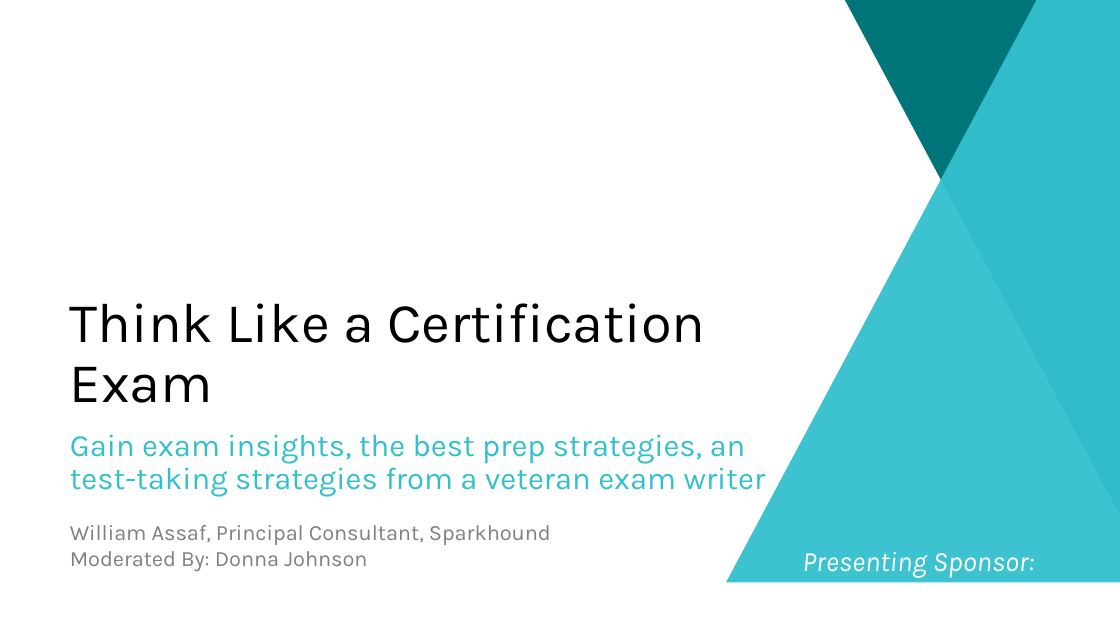
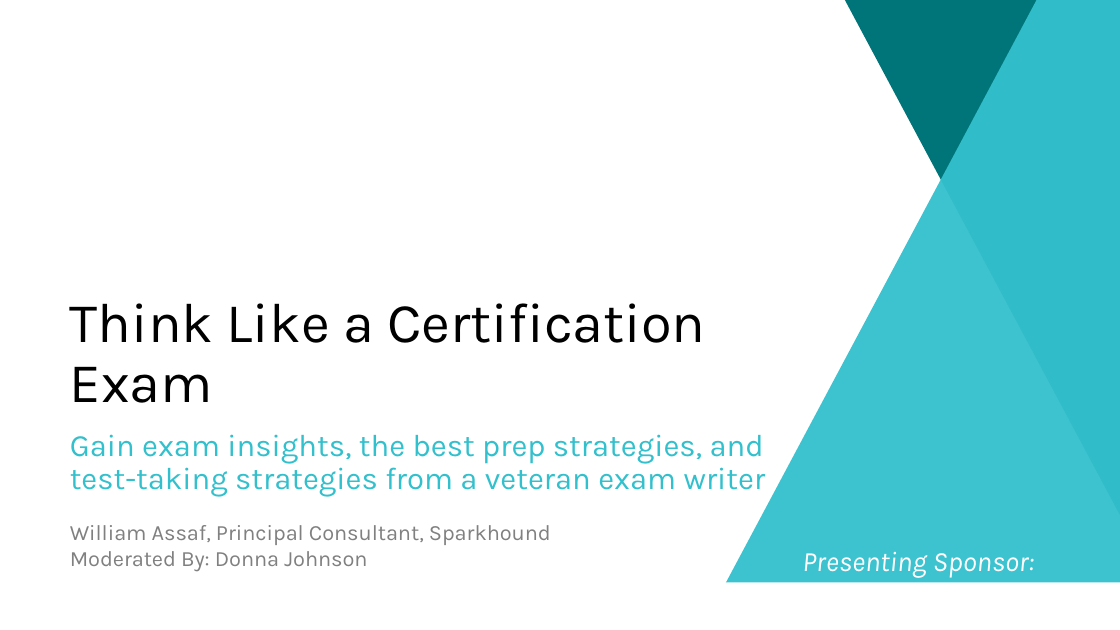
Before and after one commit to williamadba/Public-Presentations, a slide deck: slide 1 of PASS Career Development Marathon 2019/4_PASS Marathon_CareerDev_William Assaf.pptx. Drawn at 1120x630 pixels with LibreOffice and Linux fonts; fonts in the diff are those of the drawing; background and template pictures are left out. Boxes give left, top, right and bottom in pixels: in the first picture for what was removed or moved away, otherwise in the second. Text is boxed around its words. In the diff, an @@ line names an element or a change of style, - is before the commit and + after.

Commit message:
typos

```diff
--- a/PASS Career Development Marathon 2019/4_PASS Marathon_CareerDev_William Assaf.pptx
+++ b/PASS Career Development Marathon 2019/4_PASS Marathon_CareerDev_William Assaf.pptx
@@ subtitle at <box>70,434,766,497</box>: text changed @@
-Gain exam insights, the best prep strategies, an test-taking strategies from a veteran exam writer
+Gain exam insights, the best prep strategies, and test-taking strategies from a veteran exam writer
```
Also in this commit, not shown: 1 other slide changed, 1 slide removed.
